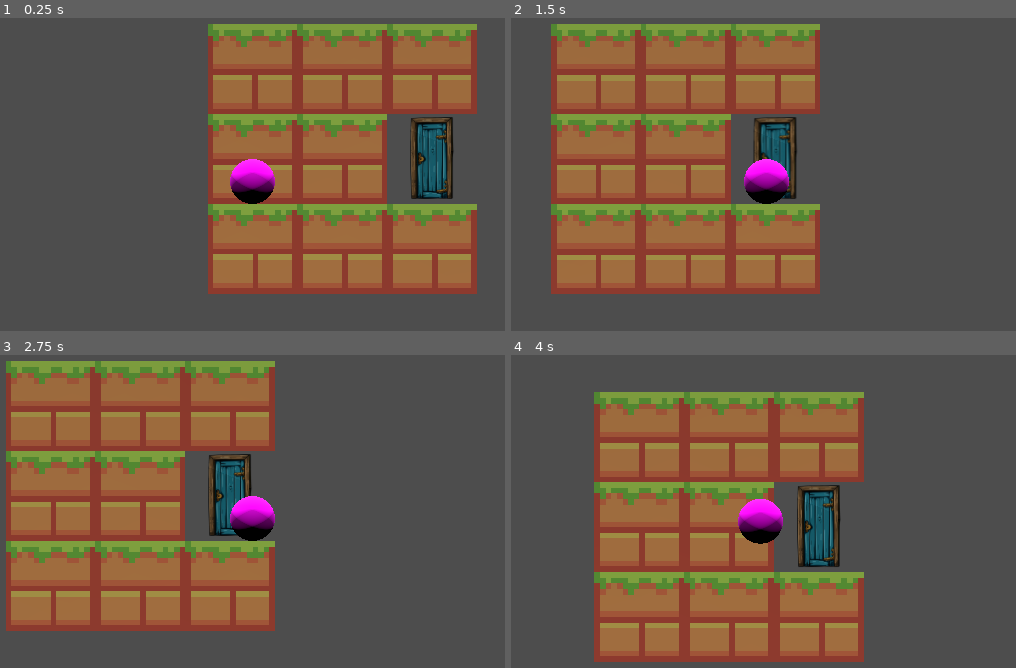
Above: before the commit, frames 1-4 (two rows, left to right).
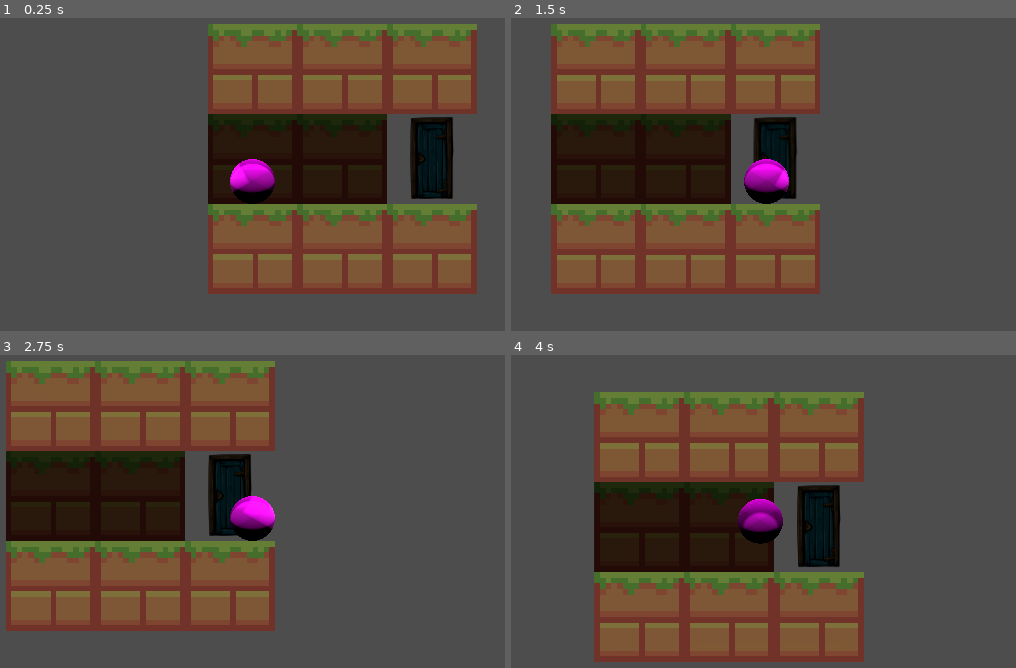
Above: after the commit, the same moments.

Repository: MagnusLucas/Fez-like
Game: Godot game, scene res://game.tscn
Same seed, same stepped clock (60 frames per second), same inputs: the game is played once before the commit and once after it.
Inputs:
- Up to frame 1 (0.25 s): no input
- Up to frame 2 (1.5 s): tap Enter at 0.5 s; hold D (go_right) 0.53-1.28 s; tap Space (jump) at 0.77 s; hold S (rotate_down) from 1.28 s (still down)
- Up to frame 3 (2.75 s): tap Space (jump) at 1.52 s; release S (rotate_down) at 2.03 s; hold D (go_right) from 2.03 s (still down)
- Up to frame 4 (4 s): tap Space (jump) at 2.75, 3.02, 3.77 s; release D (go_right) at 2.78 s; hold W (rotate_up) 2.78-3.53 s; hold A (go_left) from 3.53 s (still down)

The runs differ from the first frame. In frame 1, 42% of the frame differs, in the area x 41-95%, y 1-89%; in frame 2, 43%; in frame 3, 43%, in the area x 1-55%, y 1-89%; in frame 4, 43%.

Commit message:
Basic working lighting

Diff:
--- a/Map/map.tscn
+++ b/Map/map.tscn
@@ -23,3 +23,4 @@
 transform = Transform3D(1, 0, 0, 0, 1, 0, 0, 0, 1, 0, 0, 5)
 projection = 1
 size = 5.0
+far = 10.0
--- a/game.tscn
+++ b/game.tscn
@@ -5,24 +5,32 @@
 [node name="Game" type="Node3D"]
 
 [node name="DirectionalLight3D" type="DirectionalLight3D" parent="."]
-transform = Transform3D(0.707107, -0.612372, 0.353553, 0, 0.5, 0.866025, -0.707107, -0.612372, 0.353553, 0, 10, 0)
-light_energy = 0.2
+transform = Transform3D(1, 0, 0, 0, 0.5, 0.866025, 0, -0.866025, 0.5, 0, 10, 0)
+light_energy = 0.4
 shadow_enabled = true
+shadow_opacity = 0.9
+sky_mode = 1
 
 [node name="DirectionalLight3D2" type="DirectionalLight3D" parent="."]
-transform = Transform3D(-0.707107, 0.612372, -0.353553, 0, 0.5, 0.866025, 0.707107, 0.612372, -0.353553, 0, 10, 0)
-light_energy = 0.2
+transform = Transform3D(-4.37114e-08, -0.866025, 0.5, 0, 0.5, 0.866025, -1, 3.78552e-08, -2.18557e-08, 0, 10, 0)
+light_energy = 0.4
 shadow_enabled = true
+shadow_opacity = 0.9
+sky_mode = 1
 
 [node name="DirectionalLight3D3" type="DirectionalLight3D" parent="."]
-transform = Transform3D(-0.707107, -0.612372, 0.353553, 0, 0.5, 0.866025, -0.707107, 0.612372, -0.353553, 0, 10, 0)
-light_energy = 0.2
+transform = Transform3D(-1, 7.57103e-08, -4.37114e-08, 0, 0.5, 0.866025, 8.74228e-08, 0.866025, -0.5, 0, 10, 0)
+light_energy = 0.4
 shadow_enabled = true
+shadow_opacity = 0.9
+sky_mode = 1
 
 [node name="DirectionalLight3D4" type="DirectionalLight3D" parent="."]
-transform = Transform3D(0.707107, 0.612372, -0.353553, 0, 0.5, 0.866025, 0.707107, -0.612372, 0.353553, 0, 10, 0)
-light_energy = 0.2
+transform = Transform3D(-4.37114e-08, 0.866025, -0.5, 0, 0.5, 0.866025, 1, 3.78552e-08, -2.18557e-08, 0, 10, 0)
+light_energy = 0.4
 shadow_enabled = true
+shadow_opacity = 0.9
+sky_mode = 1
 
 [node name="Map" parent="." instance=ExtResource("1_80nbo")]
 data = {
